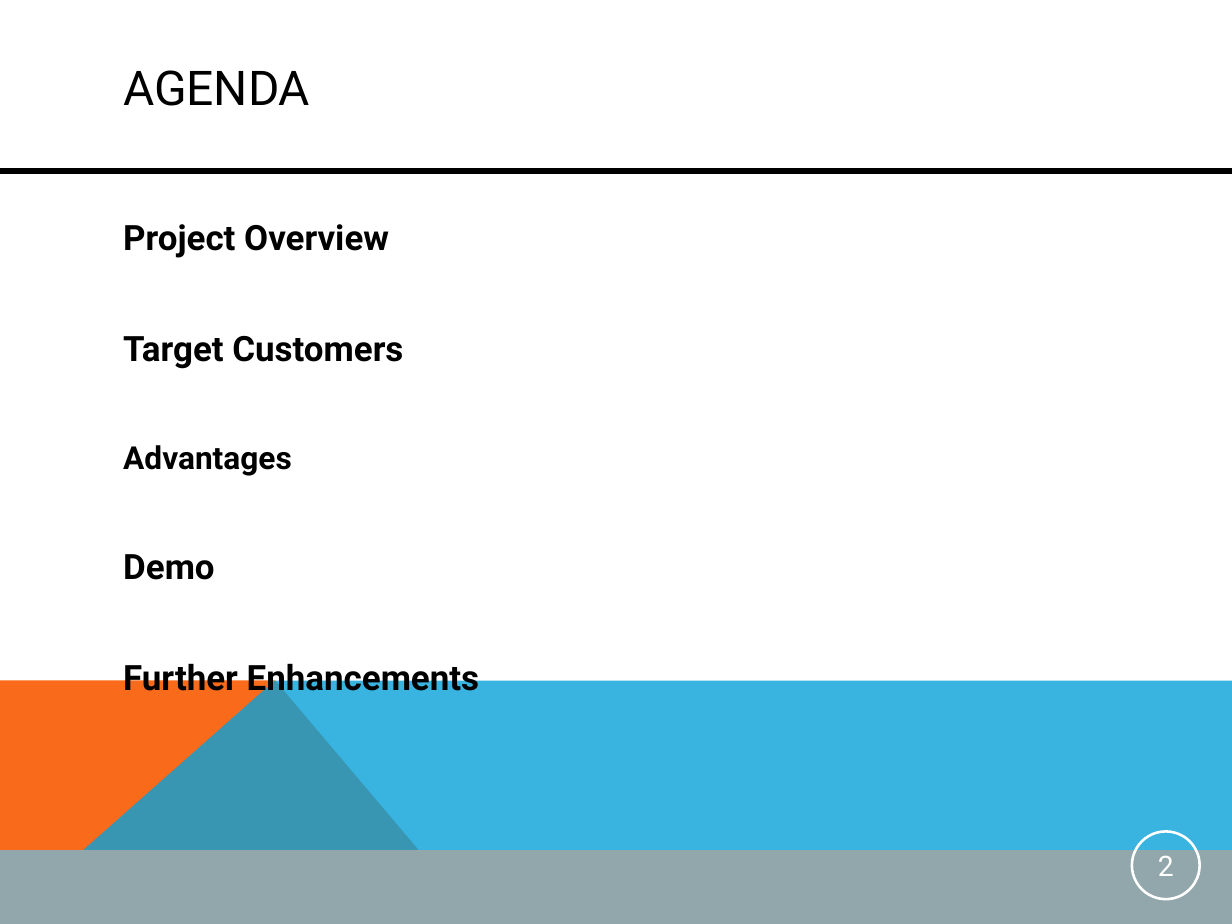
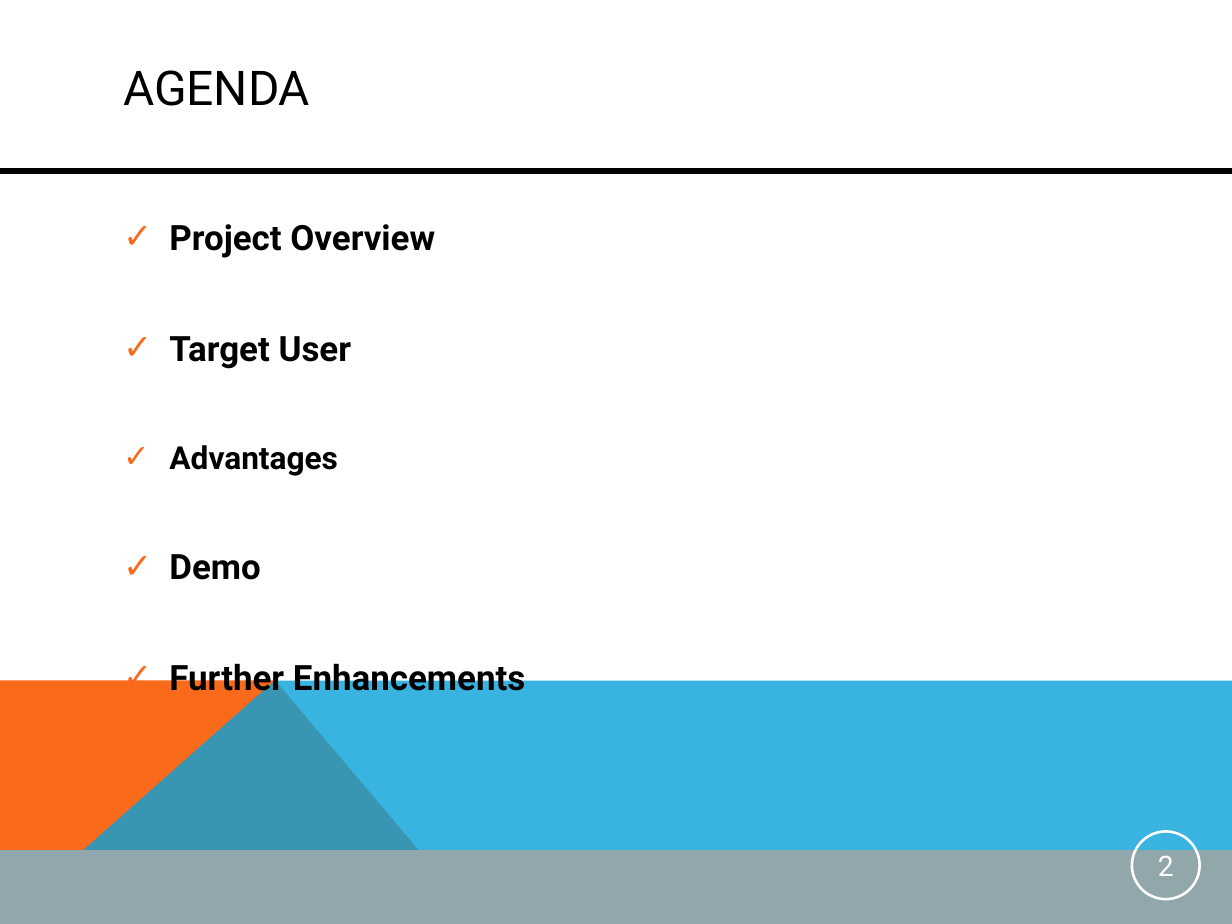
Before and after one commit to mdger/UGNM_Instantmessaging, a slide deck: slide 2 of UGNM_Instantmessaging/doc/PresentationIM.pptx. Drawn at 1232x924 pixels with LibreOffice and Linux fonts; fonts in the diff are those of the drawing. Boxes give left, top, right and bottom in pixels: in the first picture for what was removed or moved away, otherwise in the second. Text is boxed around its words. In the diff, an @@ line names an element or a change of style, - is before the commit and + after.

```diff
--- a/UGNM_Instantmessaging/doc/PresentationIM.pptx
+++ b/UGNM_Instantmessaging/doc/PresentationIM.pptx
@@ text at box(169, 224, 525, 699): bullet none to ✓ @@
@@ text at box(169, 336, 352, 369): text changed @@
-Target Customers
+✓ Target User
```
Also in this commit, not shown: 2 other slides changed, 2 slides added, 3 slides removed.
